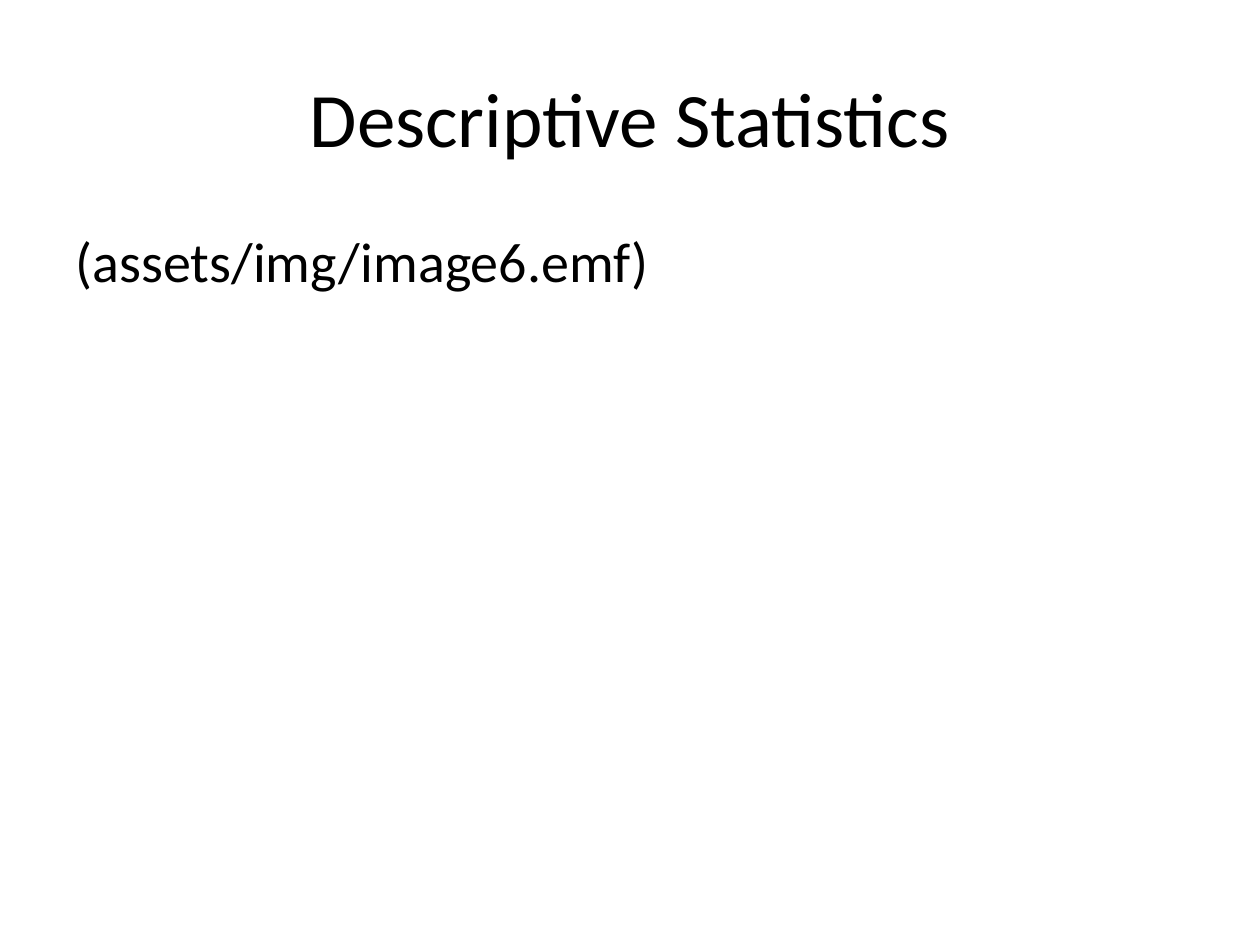
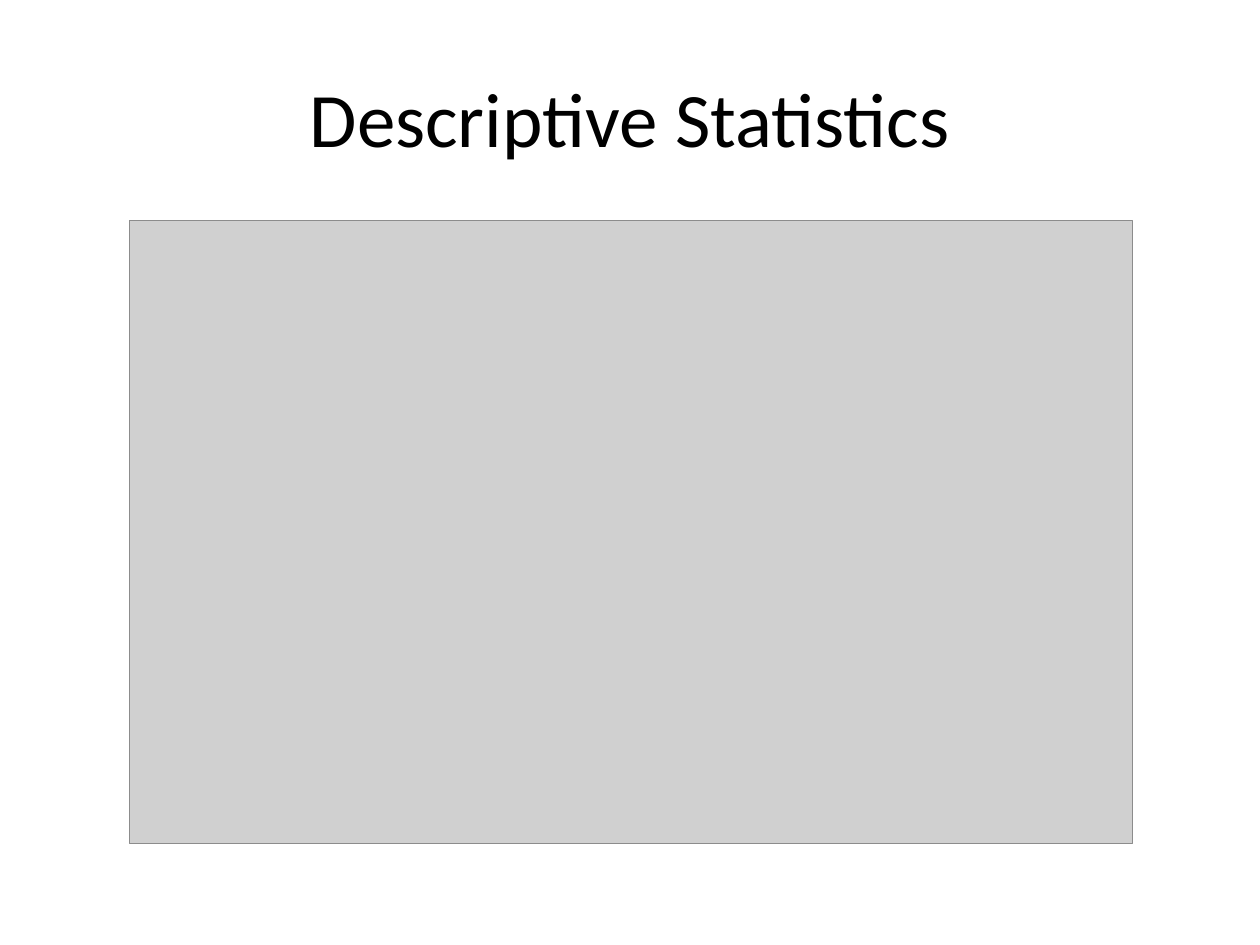
Before and after one commit to classes-medb/5510, a slide deck: slide 21 of src/video-08-descriptive-statistics.pptx. Drawn at 1260x945 pixels with LibreOffice and Linux fonts; fonts in the diff are those of the drawing; grey boxes stand for pictures. Boxes give left, top, right and bottom in pixels: in the first picture for what was removed or moved away, otherwise in the second. Text is boxed around its words. In the diff, an @@ line names an element or a change of style, - is before the commit and + after.

Commit message:
Added images to videos 8-13

```diff
--- a/src/video-08-descriptive-statistics.pptx
+++ b/src/video-08-descriptive-statistics.pptx
@@ picture added at [130,220,1133,843] @@
@@ text removed at [76,241,649,292] @@
-(assets/img/image6.emf)
```
Also in this commit, not shown: 6 other slides changed, 2 slides added, 2 slides removed, 11 other files.
